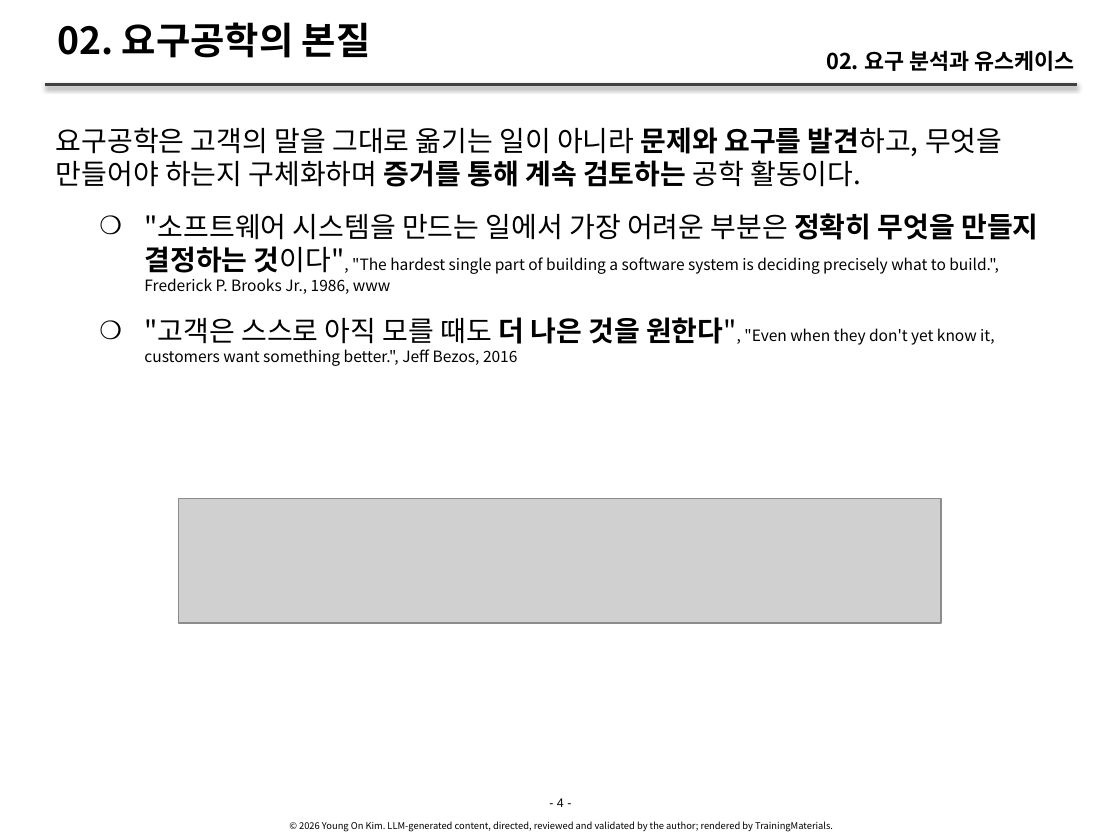
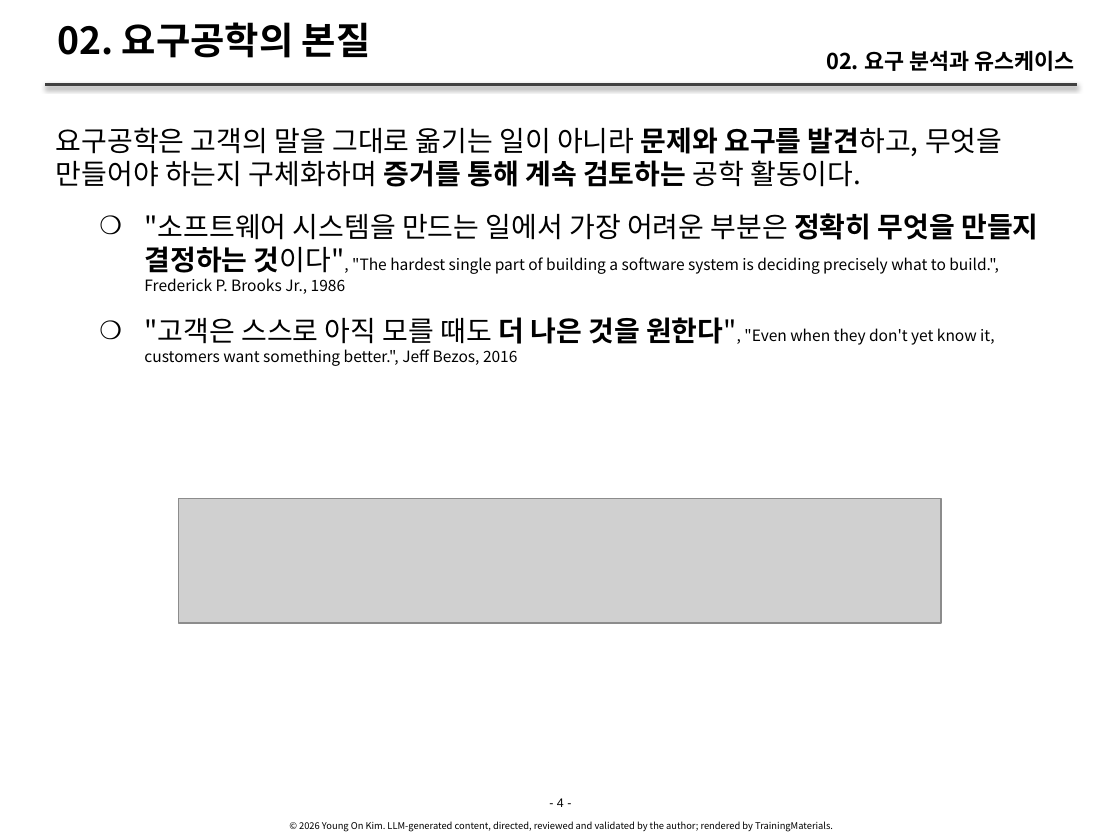
Before and after one commit to YoungSan77/TrainingMaterials, a slide deck: slide 4 of courses/ooad/sessions/s02.pptx. Drawn at 1120x840 pixels with LibreOffice and Linux fonts; fonts in the diff are those of the drawing; grey boxes stand for pictures. Boxes give left, top, right and bottom in pixels: in the first picture for what was removed or moved away, otherwise in the second. Text is boxed around its words. In the diff, an @@ line names an element or a change of style, - is before the commit and + after.

```diff
--- a/courses/ooad/sessions/s02.pptx
+++ b/courses/ooad/sessions/s02.pptx
@@ text at (144, 213, 1038, 294): text changed @@
-    ❍ "소프트웨어 시스템을 만드는 일에서 가장 어려운 부분은 정확히 무엇을 만들지 결정하는 것이다", "The hardest single part of building a software system is deciding precisely what to build.", Frederick P. Brooks Jr., 1986, www
+    ❍ "소프트웨어 시스템을 만드는 일에서 가장 어려운 부분은 정확히 무엇을 만들지 결정하는 것이다", "The hardest single part of building a software system is deciding precisely what to build.", Frederick P. Brooks Jr., 1986
```
Also in this commit, not shown: 72 other slides changed, 3 slides removed, 19 other files.
